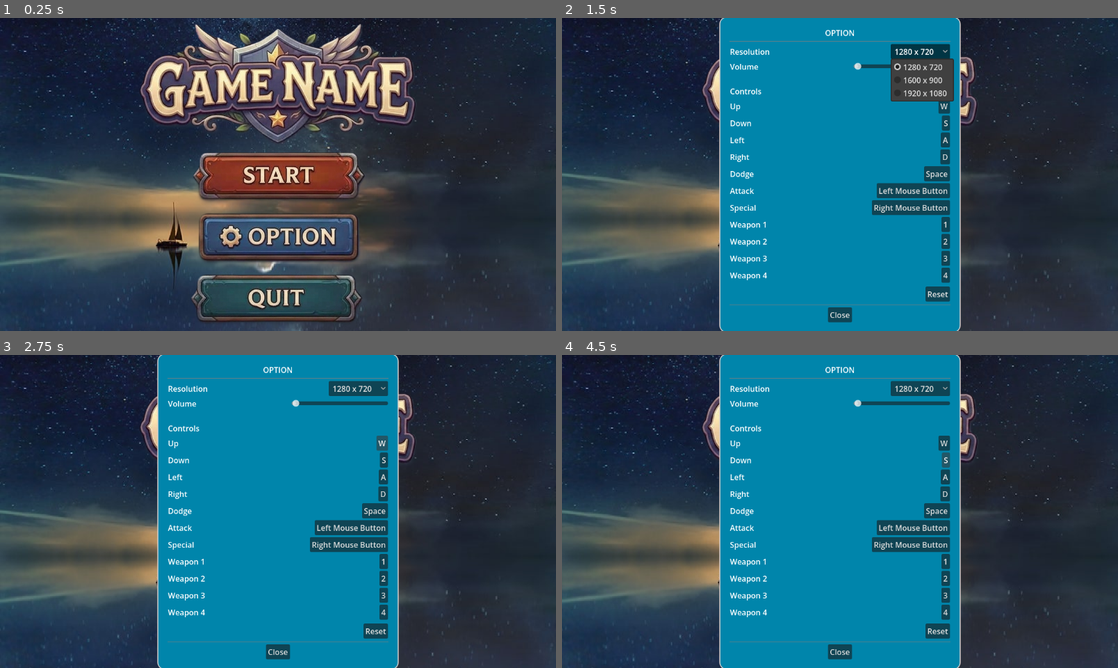
Above: before the commit, frames 1-4 (two rows, left to right).
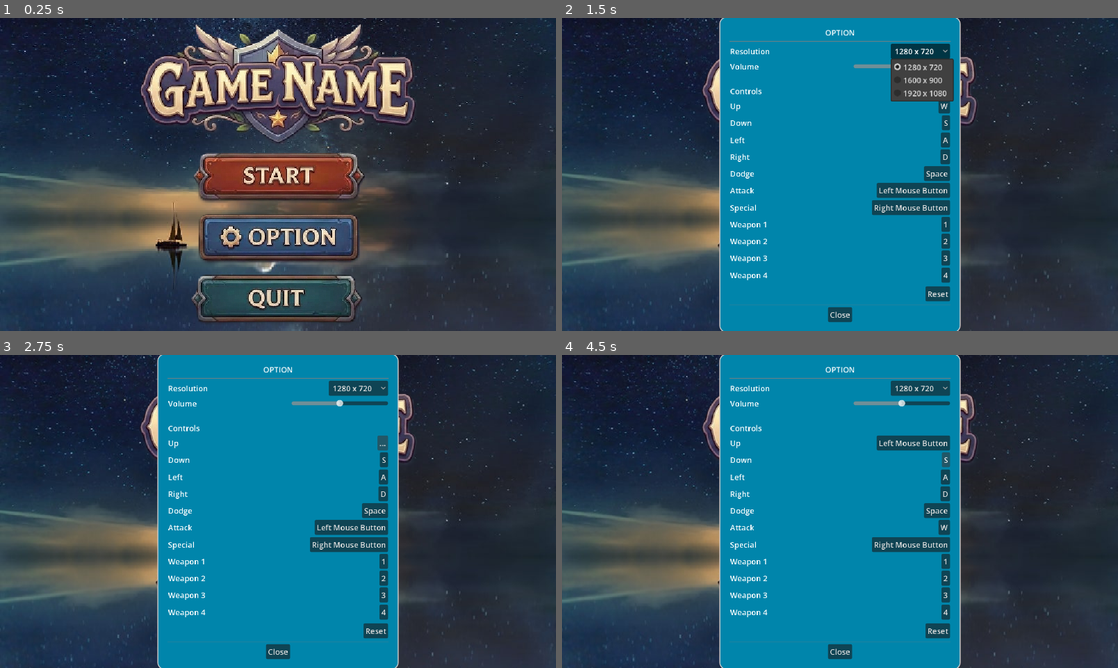
Above: after the commit, the same moments.

Repository: sqlimitless/Clipper
Game: Godot game, scene res://scenes/main_menu/main_menu.tscn
Two runs of this game, one before a commit and one after it. Both use one fixed random seed, a clock stepped at 60 frames per second and the inputs below.
Inputs (mouse positions are in pixels of both pictures, inside the frame that each line leads up to):
- Up to frame 1 (0.25 s): no input
- Up to frame 2 (1.5 s): click (840, 237) at 0.5 s; click "1280 x 720" at 1.25 s
- Up to frame 3 (2.75 s): click "W" at 2 s
- Up to frame 4 (4.5 s): click (945, 442) at 2.75 s, where only the run after the commit has a clickable "..."; click "Left Mouse Button" at 3.5 s; click "S" at 4.25 s

The runs differ from the first frame. In frame 1, 4.9% of the frame differs, in the area x 0-100%, y 0-97%; in frame 2, 1.7%; in frame 3, 1.6%; in frame 4, 2.6%.

Commit message:
feat : 프로젝트 설정 변경(늘리기 canvas_items), 기본해상도 1280x720으로 변경, 키 할당 가능, reset 기능 추가

Diff:
--- a/project.godot
+++ b/project.godot
@@ -16,7 +16,7 @@
 
 [display]
 
-window/stretch/mode="viewport"
+window/stretch/mode="canvas_items"
 
 [dotnet]
 
@@ -26,27 +26,27 @@
 
 up={
 "deadzone": 0.2,
-"events": [Object(InputEventKey,"resource_local_to_scene":fa …(119 unchanged characters)… ressed":false,"pressed":false,"keycode":87,"physical_keycode":0,"key_label":0,"unicode":119,"location":0,"echo":false,"script":null)
+"events": [Object(InputEventKey,"resource_local_to_scene":fa …(119 unchanged characters)… ressed":false,"pressed":false,"keycode":0,"physical_keycode":87,"key_label":0,"unicode":119,"location":0,"echo":false,"script":null)
 ]
 }
 down={
 "deadzone": 0.2,
-"events": [Object(InputEventKey,"resource_local_to_scene":fa …(119 unchanged characters)… ressed":false,"pressed":false,"keycode":83,"physical_keycode":0,"key_label":0,"unicode":115,"location":0,"echo":false,"script":null)
+"events": [Object(InputEventKey,"resource_local_to_scene":fa …(119 unchanged characters)… ressed":false,"pressed":false,"keycode":0,"physical_keycode":83,"key_label":0,"unicode":115,"location":0,"echo":false,"script":null)
 ]
 }
 left={
 "deadzone": 0.2,
-"events": [Object(InputEventKey,"resource_local_to_scene":fa …(119 unchanged characters)… ressed":false,"pressed":false,"keycode":65,"physical_keycode":0,"key_label":0,"unicode":97,"location":0,"echo":false,"script":null)
+"events": [Object(InputEventKey,"resource_local_to_scene":fa …(119 unchanged characters)… ressed":false,"pressed":false,"keycode":0,"physical_keycode":65,"key_label":0,"unicode":97,"location":0,"echo":false,"script":null)
 ]
 }
 right={
 "deadzone": 0.2,
-"events": [Object(InputEventKey,"resource_local_to_scene":fa …(119 unchanged characters)… ressed":false,"pressed":false,"keycode":68,"physical_keycode":0,"key_label":0,"unicode":100,"location":0,"echo":false,"script":null)
+"events": [Object(InputEventKey,"resource_local_to_scene":fa …(119 unchanged characters)… ressed":false,"pressed":false,"keycode":0,"physical_keycode":68,"key_label":0,"unicode":100,"location":0,"echo":false,"script":null)
 ]
 }
 dodge={
 "deadzone": 0.2,
-"events": [Object(InputEventKey,"resource_local_to_scene":fa …(119 unchanged characters)… ressed":false,"pressed":false,"keycode":32,"physical_keycode":0,"key_label":0,"unicode":32,"location":0,"echo":false,"script":null)
+"events": [Object(InputEventKey,"resource_local_to_scene":fa …(119 unchanged characters)… ressed":false,"pressed":false,"keycode":0,"physical_keycode":32,"key_label":0,"unicode":32,"location":0,"echo":false,"script":null)
 ]
 }
 attack={
@@ -61,22 +61,22 @@
 }
 weapon1={
 "deadzone": 0.2,
-"events": [Object(InputEventKey,"resource_local_to_scene":fa …(119 unchanged characters)… ressed":false,"pressed":false,"keycode":49,"physical_keycode":0,"key_label":0,"unicode":49,"location":0,"echo":false,"script":null)
+"events": [Object(InputEventKey,"resource_local_to_scene":fa …(119 unchanged characters)… ressed":false,"pressed":false,"keycode":0,"physical_keycode":49,"key_label":0,"unicode":49,"location":0,"echo":false,"script":null)
 ]
 }
 weapon2={
 "deadzone": 0.2,
-"events": [Object(InputEventKey,"resource_local_to_scene":fa …(119 unchanged characters)… ressed":false,"pressed":false,"keycode":50,"physical_keycode":0,"key_label":0,"unicode":50,"location":0,"echo":false,"script":null)
+"events": [Object(InputEventKey,"resource_local_to_scene":fa …(119 unchanged characters)… ressed":false,"pressed":false,"keycode":0,"physical_keycode":50,"key_label":0,"unicode":50,"location":0,"echo":false,"script":null)
 ]
 }
 weapon3={
 "deadzone": 0.2,
-"events": [Object(InputEventKey,"resource_local_to_scene":fa …(119 unchanged characters)… ressed":false,"pressed":false,"keycode":51,"physical_keycode":0,"key_label":0,"unicode":51,"location":0,"echo":false,"script":null)
+"events": [Object(InputEventKey,"resource_local_to_scene":fa …(119 unchanged characters)… ressed":false,"pressed":false,"keycode":0,"physical_keycode":51,"key_label":0,"unicode":51,"location":0,"echo":false,"script":null)
 ]
 }
 weapon4={
 "deadzone": 0.2,
-"events": [Object(InputEventKey,"resource_local_to_scene":fa …(119 unchanged characters)… ressed":false,"pressed":false,"keycode":52,"physical_keycode":0,"key_label":0,"unicode":52,"location":0,"echo":false,"script":null)
+"events": [Object(InputEventKey,"resource_local_to_scene":fa …(119 unchanged characters)… ressed":false,"pressed":false,"keycode":0,"physical_keycode":52,"key_label":0,"unicode":52,"location":0,"echo":false,"script":null)
 ]
 }
 
--- a/scenes/option_menu/option_menu.gd
+++ b/scenes/option_menu/option_menu.gd
@@ -1,6 +1,5 @@
 extends CanvasLayer
 
-# 1. 아까 만든 키 지정 씬 연결 변수 추가 (인스펙터에서 tscn 파일을 드래그해서 넣으세요)
 @export var key_line_scene: PackedScene
 
 # 노드 참조
@@ -36,15 +35,25 @@
 
 	# 1. 해상도 설정 초기화
 	resolution_option.clear()
+	var default_res_index = 0  # "1280 x 720"의 인덱스
+	var count = 0
+
 	for res_text in resolutions.keys():
 		resolution_option.add_item(res_text)
+		if res_text == "1280 x 720":
+			default_res_index = count
+		count += 1
+
+	# 초기 해상도 강제 적용 (1280x720)
+	resolution_option.selected = default_res_index
+	_on_resolution_selected(default_res_index)
 	resolution_option.item_selected.connect(_on_resolution_selected)
 
 	# 2. 볼륨 설정 초기화
-	var master_bus_idx = AudioServer.get_bus_index("Master")
-	volume_slider.value = db_to_linear(AudioServer.get_bus_volume_db(master_bus_idx))
+	var default_volume = 50
+	volume_slider.value = default_volume
+	_on_volume_changed(default_volume)
 	volume_slider.value_changed.connect(_on_volume_changed)
-
 	# 3. 키 설정 초기화
 	_create_key_list()
 
@@ -73,23 +82,25 @@
 
 # 키 리스트 생성 로직
 func _create_key_list():
-	# 기존 목록 비우기
 	for child in key_list.get_children():
 		child.queue_free()
 
-	# 씬이 연결되어 있는지 확인 후 생성
 	if key_line_scene:
 		for action in my_keys:
 			var line = key_line_scene.instantiate()
 			key_list.add_child(line)
+			line.add_to_group("remap_buttons")
 			line.setup(action, my_keys[action])
-	else:
-		print("에러: 인스펙터에서 Key Line Scene을 연결해주세요!")
 
-# 초기화 로직 (필요 시 ResetButton에 연결하세요)
-func _on_reset_pressed():
+# 초기화 로직
+func _on_reset_button_pressed():
+
+	InputMap.load_from_project_settings()
+
 	_on_resolution_selected(0)
 	resolution_option.selected = 0
-	volume_slider.value = 0.8
-	_on_volume_changed(0.8)
-	_create_key_list()
+
+	volume_slider.value = 50
+	_on_volume_changed(50)
+
+	get_tree().call_group("remap_buttons", "_update_button_text")
--- a/scenes/option_menu/option_menu.tscn
+++ b/scenes/option_menu/option_menu.tscn
@@ -97,7 +97,7 @@
 [node name="Spacer" type="Control" parent="PanelContainer/MarginContainer/VBoxContainer" unique_id=375746782]
 layout_mode = 2
 
-[node name="ResetButon" type="Button" parent="PanelContainer/MarginContainer/VBoxContainer" unique_id=1910704475]
+[node name="ResetButton" type="Button" parent="PanelContainer/MarginContainer/VBoxContainer" unique_id=1910704475]
 layout_mode = 2
 size_flags_horizontal = 8
 size_flags_vertical = 4
@@ -111,3 +111,5 @@
 size_flags_horizontal = 4
 size_flags_vertical = 4
 text = "Close"
+
+[connection signal="pressed" from="PanelContainer/MarginContainer/VBoxContainer/ResetButton" to="." method="_on_reset_button_pressed"]
--- a/scenes/option_menu/remap_button.gd
+++ b/scenes/option_menu/remap_button.gd
@@ -16,7 +16,23 @@
 
 	var events = InputMap.action_get_events(action_name)
 	if events.size() > 0:
-		input_button.text = events[0].as_text().replace(" (Physical)", "")
+		var event = events[0]
+		var display_text = ""
+
+		# 1. 키보드 키인 경우
+		if event is InputEventKey:
+			var code = event.physical_keycode if event.physical_keycode != 0 else event.keycode
+			display_text = OS.get_keycode_string(code)
+
+		## 2. 마우스 버튼인 경우
+		#elif event is InputEventMouseButton:
+			#display_text = "Mouse " + str(event.button_index)
+
+		# 3. 기타 예외 처리
+		else:
+			display_text = event.as_text().replace(" (Physical)", "").replace("-Physical", "").replace("Physical ", "")
+
+		input_button.text = display_text
 	else:
 		input_button.text = "미지정"
 
@@ -25,26 +41,40 @@
 	input_button.text = "..."
 
 func _input(event):
-	if is_remapping:
-		# 1. 마우스 이동(MouseMotion) 무시 및 누르는 순간만 감지
-		if (event is InputEventKey or event is InputEventMouseButton) and event.is_pressed() and not event.is_echo():
+	if not is_remapping: return
 
-			# 2. ESC 키로 취소
-			if event is InputEventKey and event.keycode == KEY_ESCAPE:
-				is_remapping = false
-				_update_button_text()
-				get_viewport().set_input_as_handled()
-				return
+	# 마우스 이동 무시
+	if event is InputEventMouseMotion: return
 
-			# 3. 실제 키 변경 로직
-			InputMap.action_erase_events(action_name)
-			InputMap.action_add_event(action_name, event)
+	# 키보드 누름 또는 마우스 클릭 감지
+	if (event is InputEventKey or event is InputEventMouseButton) and event.is_pressed():
+		# ESC 취소
+		if event is InputEventKey and event.keycode == KEY_ESCAPE:
+			is_remapping = false
+			_update_button_text()
+			get_viewport().set_input_as_handled()
+			return
 
-			is_remapping = false
+		# 1. 나의 기존 키 보관 (swap)
+		var old_events = InputMap.action_get_events(action_name)
+		var old_event = old_events[0] if old_events.size() > 0 else null
 
-			if get_parent():
-				get_parent().propagate_call("_update_button_text")
-			else:
-				_update_button_text()
+		# 2. 중복 체크 및 제거
+		var new_key_text = event.as_text()
+		for other_action in InputMap.get_actions():
+			if other_action.begins_with("ui_"): continue
 
-			get_viewport().set_input_as_handled()
+			for other_event in InputMap.action_get_events(other_action):
+				if other_event.as_text() == new_key_text:
+					InputMap.action_erase_event(other_action, other_event)
+					if old_event:
+						InputMap.action_add_event(other_action, old_event)
+					break
+
+		# 3. 내 액션은 무조건 싹 비우고 새 키 하나만 추가 (중복 방지 핵심)
+		InputMap.action_erase_events(action_name)
+		InputMap.action_add_event(action_name, event)
+
+		is_remapping = false
+		get_tree().call_group("remap_buttons", "_update_button_text")
+		get_viewport().set_input_as_handled()
--- a/scenes/option_menu/remap_button.tscn
+++ b/scenes/option_menu/remap_button.tscn
@@ -16,3 +16,5 @@
 
 [node name="InputButton" type="Button" parent="." unique_id=539934565]
 layout_mode = 2
+
+[connection signal="pressed" from="InputButton" to="." method="_on_input_button_pressed"]
Not shown, added: assets/ui/UI Elements/UI Banners from the store page/Banner/Banner.png.import
Not shown, added: assets/ui/UI Elements/UI Banners from the store page/Banner/Slots.png.import
Not shown, added: assets/ui/UI Elements/UI Banners from the store page/Ribbons/Ribbon_Black.png.import
Not shown, added: assets/ui/UI Elements/UI Banners from the store page/Ribbons/Ribbon_Blue.png.import
Not shown, added: assets/ui/UI Elements/UI Banners from the store page/Ribbons/Ribbon_Purple.png.import
Not shown, added: assets/ui/UI Elements/UI Banners from the store page/Ribbons/Ribbon_Red.png.import
Not shown, added: assets/ui/UI Elements/UI Banners from the store page/Ribbons/Ribbon_Yellow.png.import
Not shown, added: assets/ui/UI Elements/UI Elements/Banners/Banner.png.import
Not shown, added: assets/ui/UI Elements/UI Elements/Banners/Banner_Slots.png.import
Not shown, added: assets/ui/UI Elements/UI Elements/Bars/BigBar_Base.png.import
Not shown, added: assets/ui/UI Elements/UI Elements/Bars/BigBar_Fill.png.import
Not shown, added: assets/ui/UI Elements/UI Elements/Bars/SmallBar_Base.png.import
(and 67 more such lines)
